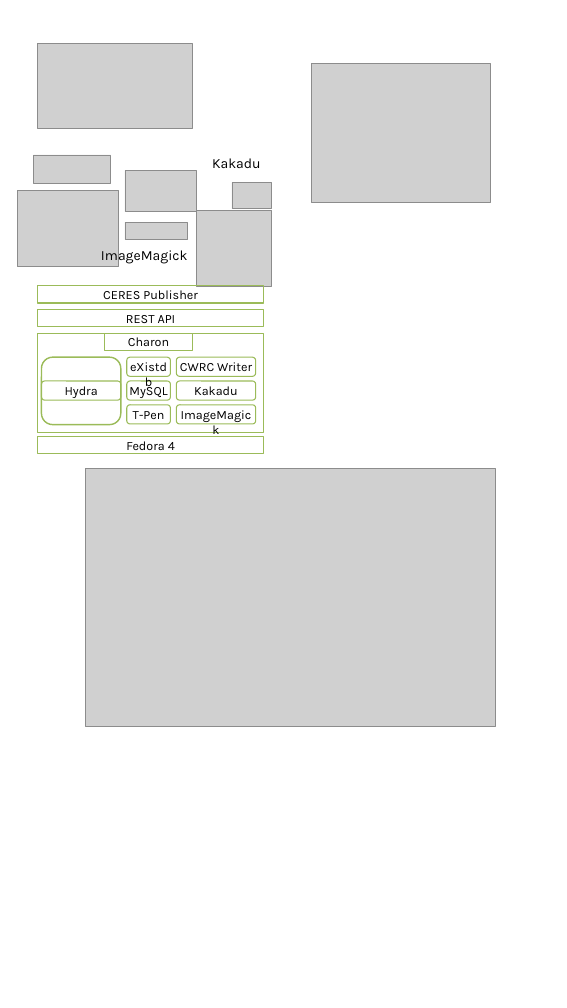
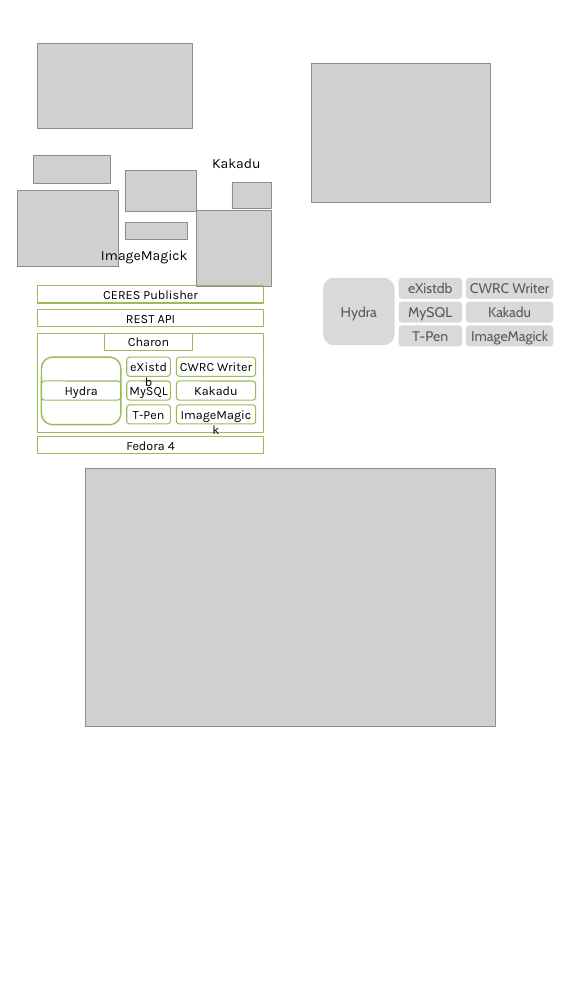
Before and after one commit to sarahjeansweeney/Presentations, a slide deck: slide 4 of Open Repositories 2017/Charon Poster/OR2017_Charon_Poster_Working.pptx (slide 3 before the commit). Drawn at 567x1008 pixels with LibreOffice and Linux fonts; fonts in the diff are those of the drawing; grey boxes stand for pictures. Boxes give left, top, right and bottom in pixels: in the first picture for what was removed or moved away, otherwise in the second. Text is boxed around its words. In the diff, an @@ line names an element or a change of style, - is before the commit and + after.

Commit message:
draft 1 complete

```diff
--- a/Open Repositories 2017/Charon Poster/OR2017_Charon_Poster_Working.pptx
+++ b/Open Repositories 2017/Charon Poster/OR2017_Charon_Poster_Working.pptx
@@ rounded rectangle added at <box>323,278,395,345</box>, fill #D9D9D9 @@
@@ rounded rectangle added at <box>399,278,462,299</box>, fill #D9D9D9, 20 pt, text #595959 @@
+eXistdb
@@ rounded rectangle added at <box>466,278,553,299</box>, fill #D9D9D9, 20 pt, text #595959 @@
+CWRC Writer
@@ text added at <box>341,306,377,321</box>, 20 pt, text #595959 @@
+Hydra
@@ rounded rectangle added at <box>399,326,462,347</box>, fill #D9D9D9, 20 pt, text #595959 @@
+T-Pen
@@ text added at <box>408,307,452,321</box>, 20 pt, text #595959 @@
+MySQL
@@ rounded rectangle added at <box>466,326,553,347</box>, fill #D9D9D9, 20 pt, text #595959 @@
+ImageMagick
@@ text added at <box>488,306,531,317</box>, 20 pt, text #595959 @@
+Kakadu
```
Also in this commit, not shown: 1 other slide changed, 1 slide added.
